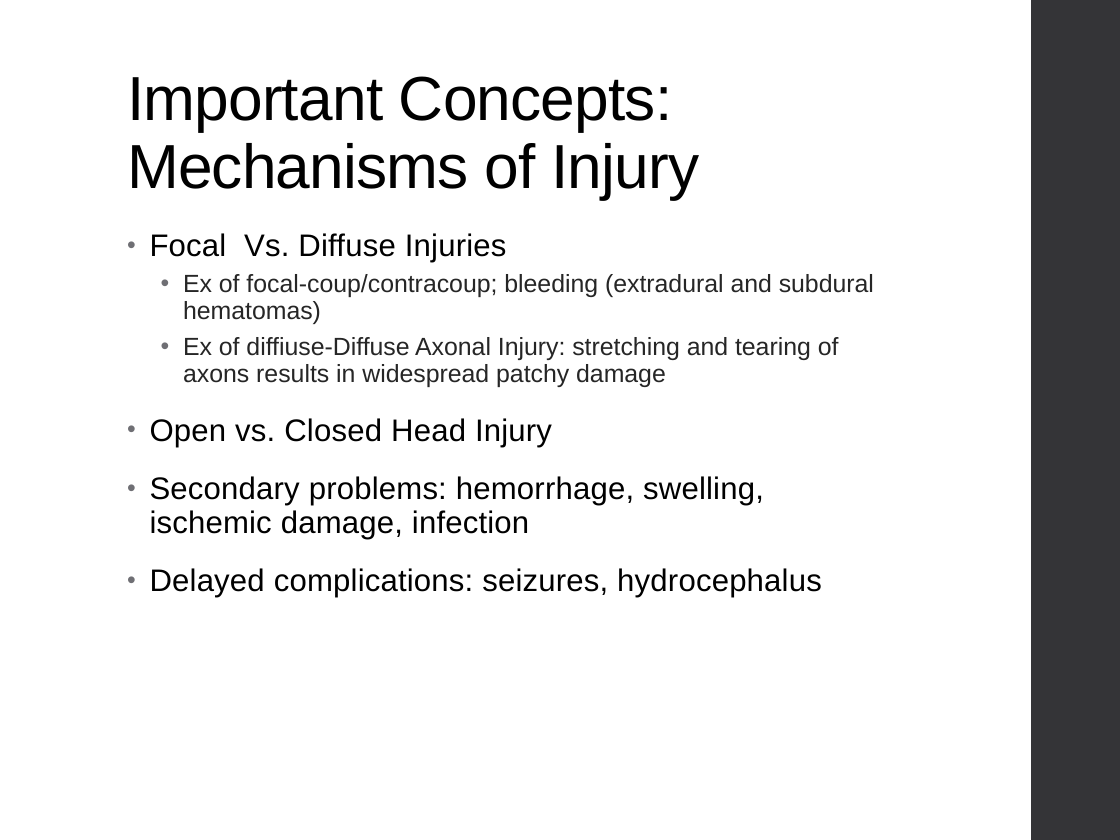
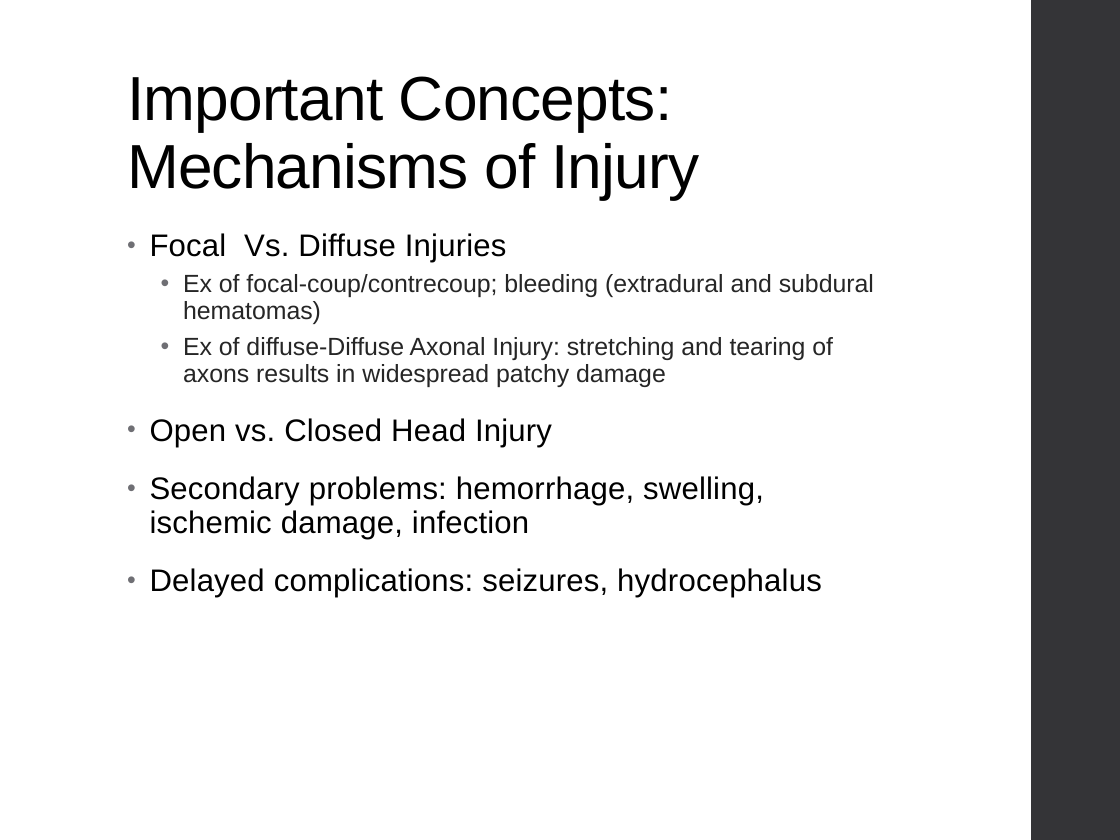
Before and after one commit to Jim-Wright90/cds_663_winter_2021, a slide deck: slide 33 of slides/Week1_21.pptx. Drawn at 1120x840 pixels with LibreOffice and Linux fonts; fonts in the diff are those of the drawing. Boxes give left, top, right and bottom in pixels: in the first picture for what was removed or moved away, otherwise in the second. Text is boxed around its words. In the diff, an @@ line names an element or a change of style, - is before the commit and + after.

```diff
--- a/slides/Week1_21.pptx
+++ b/slides/Week1_21.pptx
@@ text at <box>183,274,874,387</box>: text changed @@
-  • Ex of focal-coup/contracoup; bleeding (extradural and subdural hematomas)
-  • Ex of diffiuse-Diffuse Axonal Injury: stretching and tearing of axons results in widespread patchy damage
+  • Ex of focal-coup/contrecoup; bleeding (extradural and subdural hematomas)
+  • Ex of diffuse-Diffuse Axonal Injury: stretching and tearing of axons results in widespread patchy damage
```
Also in this commit, not shown: 7 other slides changed, 2 slides removed, 6 other files.
